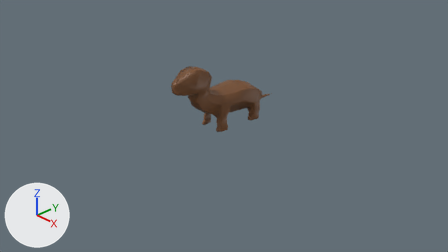
The Blender file Assets/3D Models/Blender/otter1.blend: old version first, new version second.
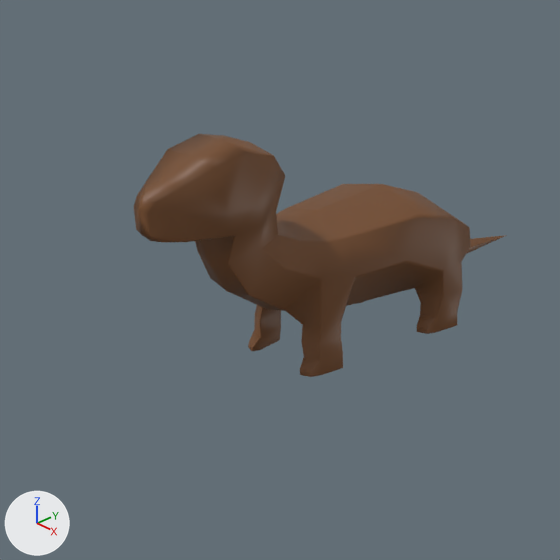
Each version is shown from the file's camera 'Camera', then close up on the part from 30% to 64% of the width and 12% to 72% of the height. The axes (+X, +Y, +Z) are drawn at lower left. The lights are the same throughout.
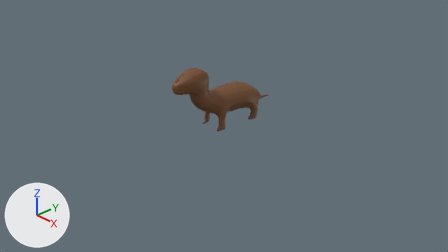
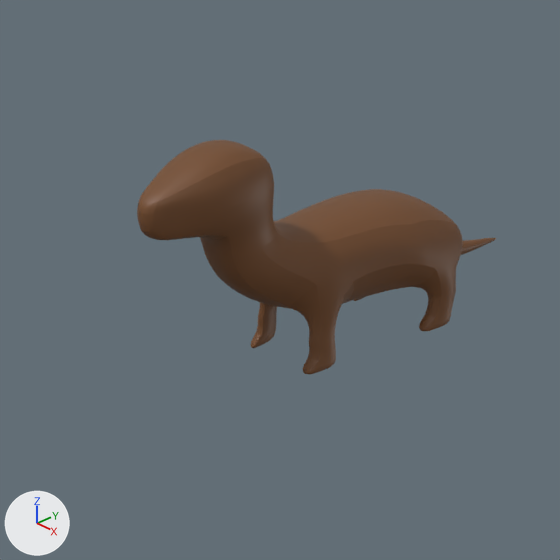
Location of each change, (x1, y1, x2, y2) in pixels of the close-ups (560 x 560 px):
'Cube.001', reshaped, modifiers changed
    before: (134, 134, 507, 377)
    after: (137, 140, 496, 375)
part 1 of me_cube_001, cut back
    before: (142, 134, 506, 377)
    after: (251, 238, 496, 374)

What changed in the scene script:
```text
Change me_cube_001:
    used by ob_cube_001; location = (0.0, 0.0, 0.0); rotation_euler = (1.571, 0.0, 0.0), in degrees (90, 0, 0); scale = (0.01, 0.01, 0.01)
    remove me_cube_001.from_pydata(...)  # 433 vertices, 410 faces; spans x 0.0..33.0, y 0.0..123.0, z -127.0..114.0
    add me_cube_001.from_pydata(...)  # 126 vertices, 114 faces; spans x 0.0..33.0, y 0.0..123.0, z -127.0..114.0
    me_cube_001 part 1: 2 vertices moved from x 0.0..23.0, y 8.0..19.0, z -124.0..27.0 to x 2.0..23.0, y 8.0..21.0, z -109.0..27.0; 326 vertices removed from x 0.0..33.0, y 0.0..117.0, z -127.0..108.0; 19 vertices added at x 0.0..30.0, y 14.0..23.0, z -109.0..30.0
Change ob_cube_001:
    where _m = ob_cube_001.modifiers.new('Mirror', 'MIRROR')
    add _m.use_clip = True
    add _m = ob_cube_001.modifiers.new('Subdivision', 'SUBSURF')
    add _m.levels = 0
```
